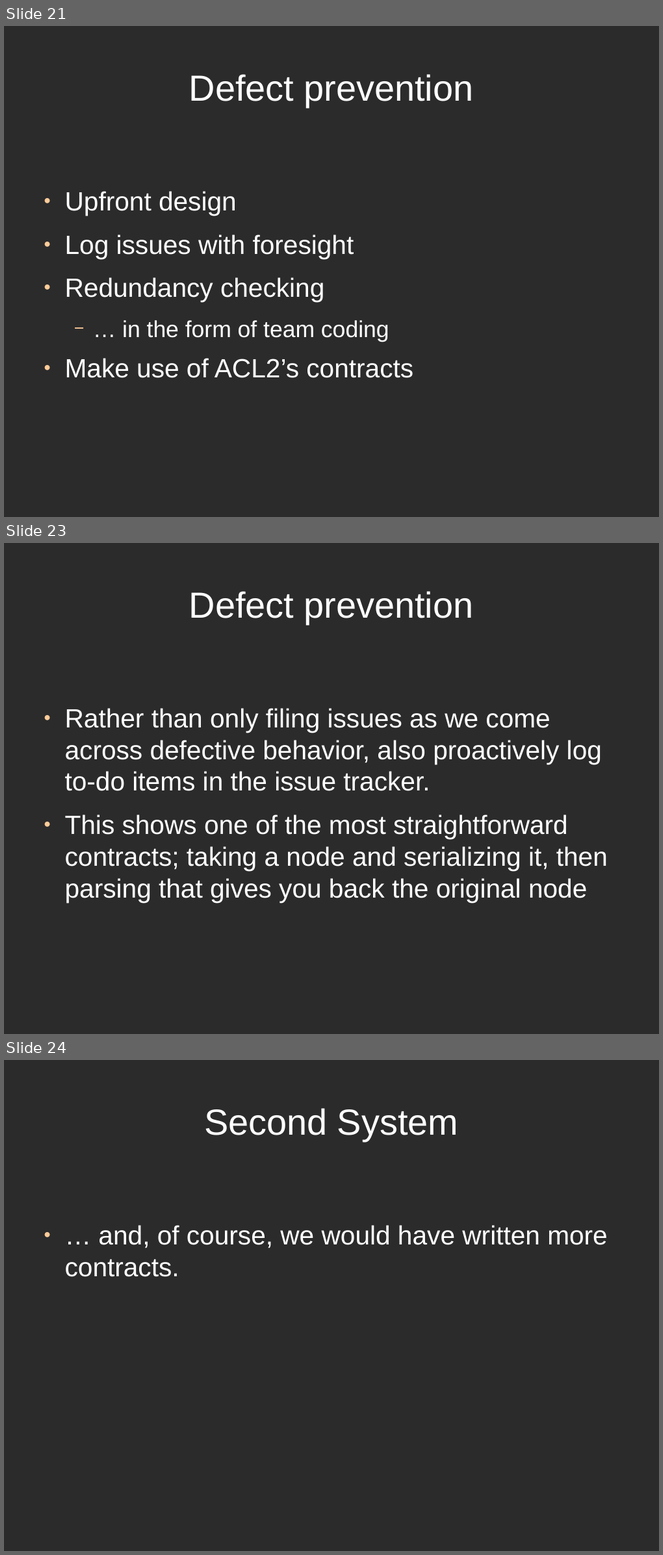
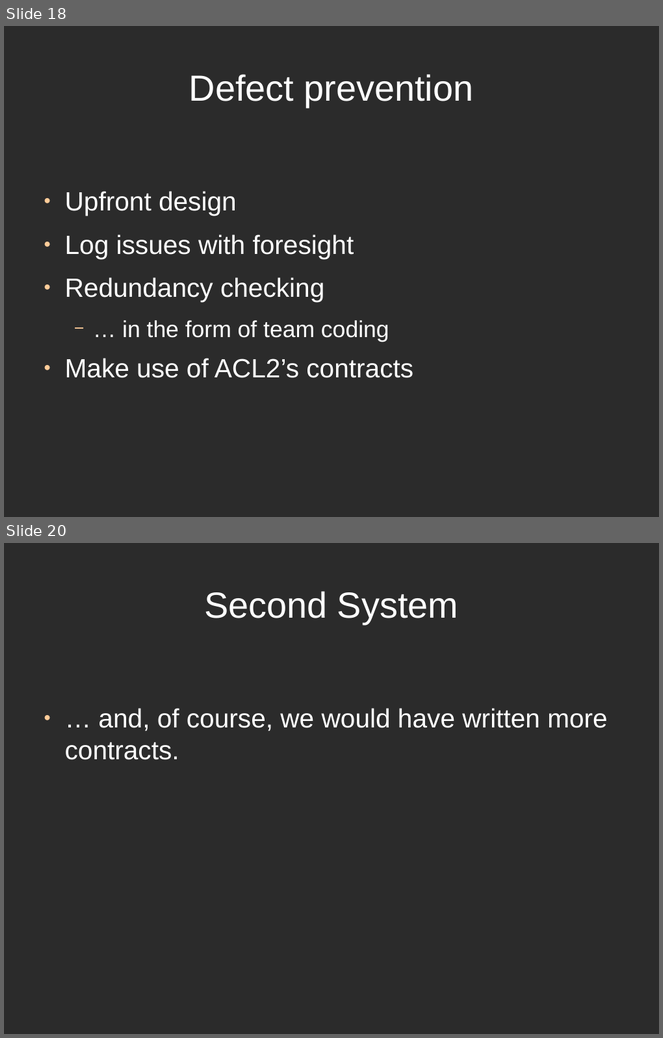
Before and after one commit to directrix1/se2, a slide deck: wip/SE2Presentation.odp. Shown one above the other, each under a label of ours: slides 21, 23 and 24 before the commit, slides 18 and 20 after it; the slides between them are not shown. The pictures are 663x1555 and 663x1038 pixels, drawn with LibreOffice and Linux fonts; fonts in the diff are those of the drawing; background and template pictures are left out; a plain dark background stands for a picture behind light text. Boxes give left, top, right and bottom in pixels: in the first picture for what was removed or moved away, otherwise in the second. Text is boxed around its words. In the diff, an @@ line names an element or a change of style, - is before the commit and + after.

```diff
--- a/wip/SE2Presentation.odp
+++ b/wip/SE2Presentation.odp
@@ slide 23 removed at box(4, 543, 659, 1034), background picture (left out) @@
@@ title removed at box(189, 591, 474, 624) @@
-Defect prevention
@@ text removed at box(65, 708, 608, 902) @@
-● Rather than only filing issues as we come across defective behavior, also proactively log to-do items in the issue tracker.
-● This shows one of the most straightforward contracts; taking a node and serializing it, then parsing that gives you back the original node
@@ what was slide 21 is now slide 18 @@
@@ what was slide 24 is now slide 20 @@
```
Also in this commit, not shown: 9 slides changed, 4 other slides removed, 1 other file.
